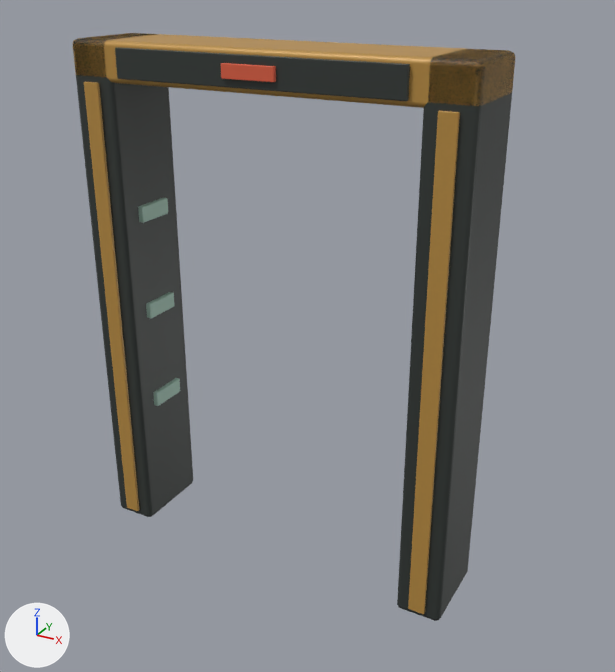
An edit to the glTF model public/assets/station-kit/models/security-arch-broken.glb, drawn before and after from the same camera.
Rendered twice from a camera (50 mm lens) standing at (1.91, -3.21, 2.81) and looking at (0.13, 0.03, 1.2). Every picture has the same lights, and +X, +Y and +Z are marked at lower left. The picture after the commit comes second. Where no turn or scale is listed for an object, it has been applied to the vertices.

Before the edit, the objects in view are built like this:
```python
ob_scanner_header = bpy.data.objects.new('scanner_header', me_scanner_header)
ob_scanner_header.location = (0.0, 0.0, 2.41)
ob_scanner_header_insert = bpy.data.objects.new('scanner_header_insert', me_scanner_header_insert)
ob_scanner_header_insert.location = (0.0, -0.219, 2.41)
ob_scanner_post = bpy.data.objects.new('scanner_post', me_scanner_post)
ob_scanner_post.parent = ob_security_arch
ob_scanner_post.location = (-0.84, 0.0, 1.25)
ob_scanner_post_001 = bpy.data.objects.new('scanner_post.001', me_scanner_post)
ob_scanner_post_001.parent = ob_security_arch
ob_scanner_post_001.location = (0.84, 0.0, 1.25)
ob_scanner_sensor = bpy.data.objects.new('scanner_sensor', me_scanner_sensor)
ob_scanner_sensor.parent = ob_security_arch
ob_scanner_sensor.location = (-0.72, 0.0, 0.7)
ob_scanner_sensor_001 = bpy.data.objects.new('scanner_sensor.001', me_scanner_sensor)
ob_scanner_sensor_001.parent = ob_security_arch
ob_scanner_sensor_001.location = (-0.72, 0.0, 1.2)
ob_scanner_sensor_002 = bpy.data.objects.new('scanner_sensor.002', me_scanner_sensor)
ob_scanner_sensor_002.parent = ob_security_arch
ob_scanner_sensor_002.location = (-0.72, 0.0, 1.7)
ob_scanner_stripe = bpy.data.objects.new('scanner_stripe', me_scanner_stripe)
ob_scanner_stripe.parent = ob_security_arch
ob_scanner_stripe.location = (-0.84, -0.218, 1.18)
ob_status_indicator = bpy.data.objects.new('status_indicator', me_status_indicator)
ob_status_indicator.location = (0.0, -0.235, 2.41)
# also in view: 'scanner_stripe.001' at (0.84, -0.22, 1.18)
```
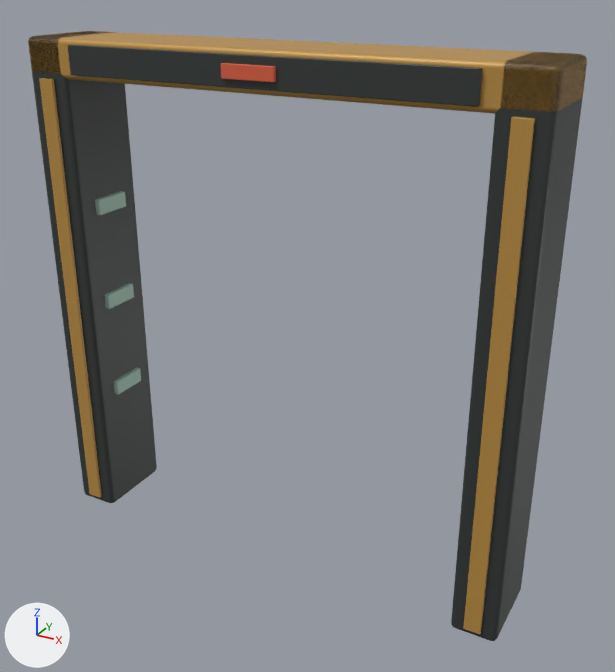
The edits, one by one:
me_scanner_header is used by ob_scanner_header; location (0.0, 0.0, 2.41).
me_scanner_header had 56 vertices, 108 faces and spanned x -0.95..0.95, y -0.21..0.21, z -0.09..0.09.
me_scanner_header now has 56 vertices, 108 faces and spans x -1.22..1.22, y -0.21..0.21, z -0.09..0.09.
me_scanner_header part 1: the whole mesh is scaled about its middle by (1.29, 1, 1).
me_scanner_header_insert is used by ob_scanner_header_insert; location (0.0, -0.219, 2.41).
me_scanner_header_insert had 56 vertices, 108 faces and spanned x -0.68..0.68, y -0.01..0.01, z -0.065..0.065.
me_scanner_header_insert now has 56 vertices, 108 faces and spans x -0.95..0.95, y -0.01..0.01, z -0.065..0.065.
me_scanner_header_insert part 2: the whole mesh is multiplied about its middle by the matrix ((1.398, 0.0, 0.0), (0.0, 1.0, 0.0), (0.0, 0.0, 1.0)).
Object 'scanner_post' (ob_scanner_post) moves from (-0.84, 0.0, 1.25) to (-1.11, 0.0, 1.25).
Object 'scanner_stripe' (ob_scanner_stripe) moves from (-0.84, -0.218, 1.18) to (-1.11, -0.218, 1.18).
Object 'scanner_sensor' (ob_scanner_sensor) moves from (-0.72, 0.0, 0.7) to (-0.99, 0.0, 0.7).
Object 'scanner_sensor.001' (ob_scanner_sensor_001) moves from (-0.72, 0.0, 1.2) to (-0.99, 0.0, 1.2).
Object 'scanner_sensor.002' (ob_scanner_sensor_002) moves from (-0.72, 0.0, 1.7) to (-0.99, 0.0, 1.7).
Object 'scanner_post.001' (ob_scanner_post_001) moves from (0.84, 0.0, 1.25) to (1.11, 0.0, 1.25).
Object 'scanner_stripe.001' (ob_scanner_stripe_001) moves from (0.84, -0.218, 1.18) to (1.11, -0.218, 1.18).

Changed parts and their boxes [x1, y1, x2, y2] in the pictures (615 x 672 px):
'scanner_post.001', moved: before [397, 49, 515, 621]; after [451, 52, 587, 641]
'scanner_post', moved: before [73, 33, 193, 517]; after [28, 31, 157, 503]
'scanner_stripe.001', moved: before [408, 111, 460, 614]; after [463, 117, 535, 635]
'scanner_header', rescaled (26% wider, 11% taller): before [73, 33, 515, 108]; after [28, 31, 587, 114]
'scanner_header_insert', reshaped (40% wider, 15% taller): before [115, 47, 410, 101]; after [68, 45, 482, 107]
'scanner_stripe', moved: before [84, 82, 139, 511]; after [39, 78, 102, 498]
'scanner_sensor.002', moved: before [138, 197, 168, 223]; after [95, 191, 126, 215]
'scanner_sensor.001', moved: before [146, 292, 175, 319]; after [105, 283, 134, 309]
'scanner_sensor', moved: before [153, 378, 180, 406]; after [114, 367, 141, 395]
